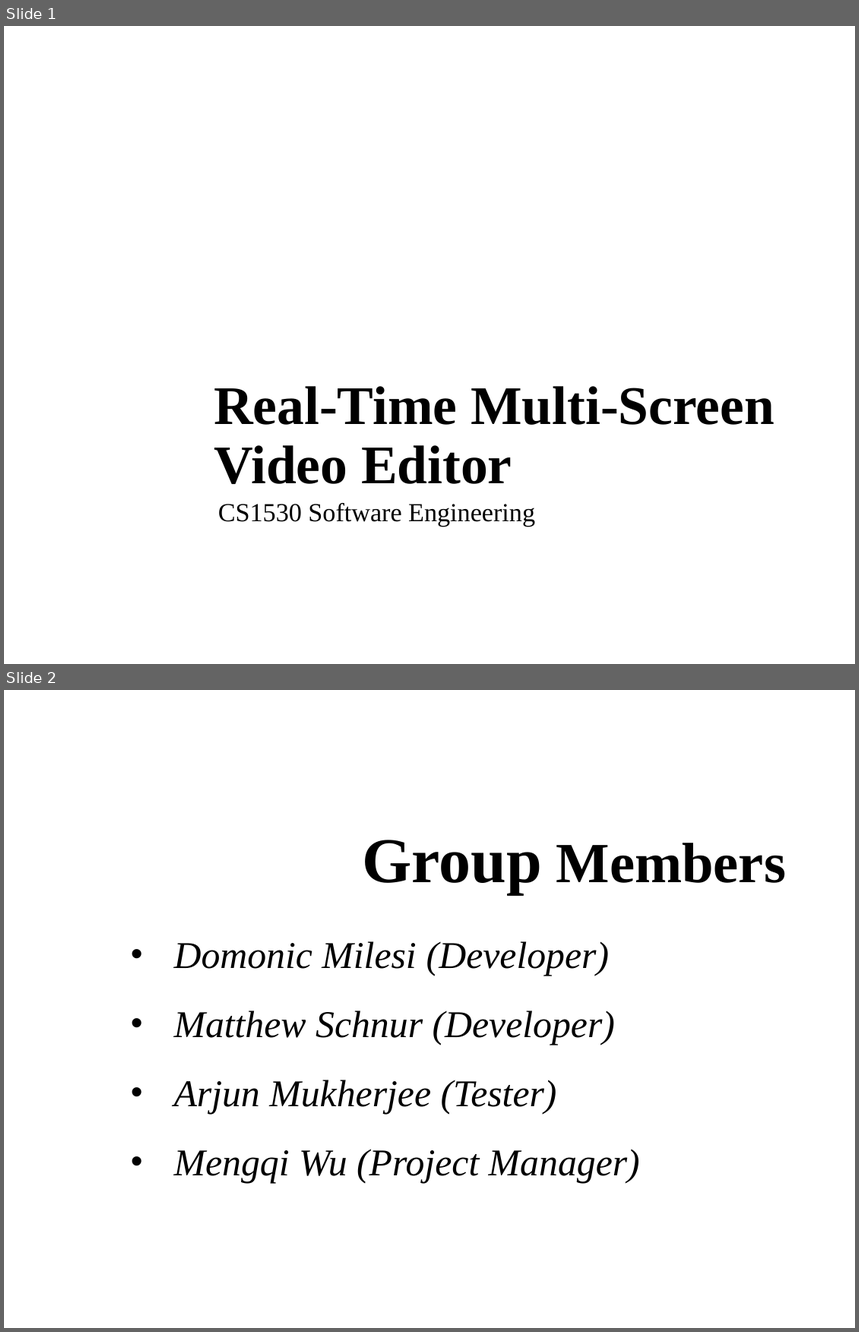
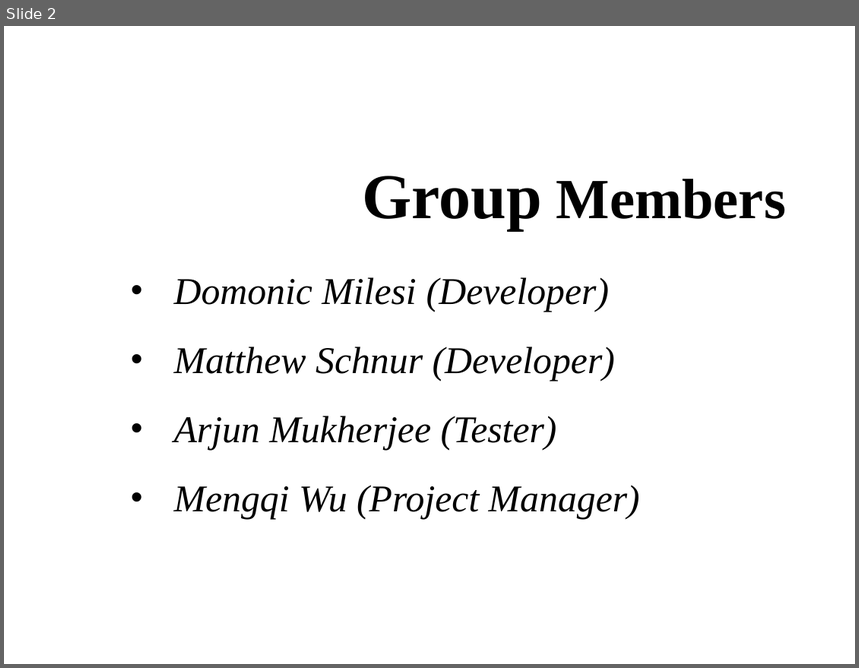
Before and after one commit to childeqi/RTVE, a slide deck: cs1530.pptx. Shown one above the other, each under a label of ours: slides 1 and 2 before the commit, slide 2 after it. The pictures are 859x1332 and 859x668 pixels, drawn with LibreOffice and Linux fonts; fonts in the diff are those of the drawing; background and template pictures are left out. Boxes give left, top, right and bottom in pixels: in the first picture for what was removed or moved away, otherwise in the second. Text is boxed around its words. In the diff, an @@ line names an element or a change of style, - is before the commit and + after.

```diff
--- a/cs1530.pptx
+++ b/cs1530.pptx
@@ slide 1 removed at box(4, 26, 855, 664), background picture (left out) @@
@@ title removed at box(214, 386, 775, 484) @@
-Real-Time Multi-Screen Video Editor
@@ subtitle removed at box(218, 503, 535, 527) @@
-CS1530 Software Engineering
```
Also in this commit, not shown: 4 slides added.
